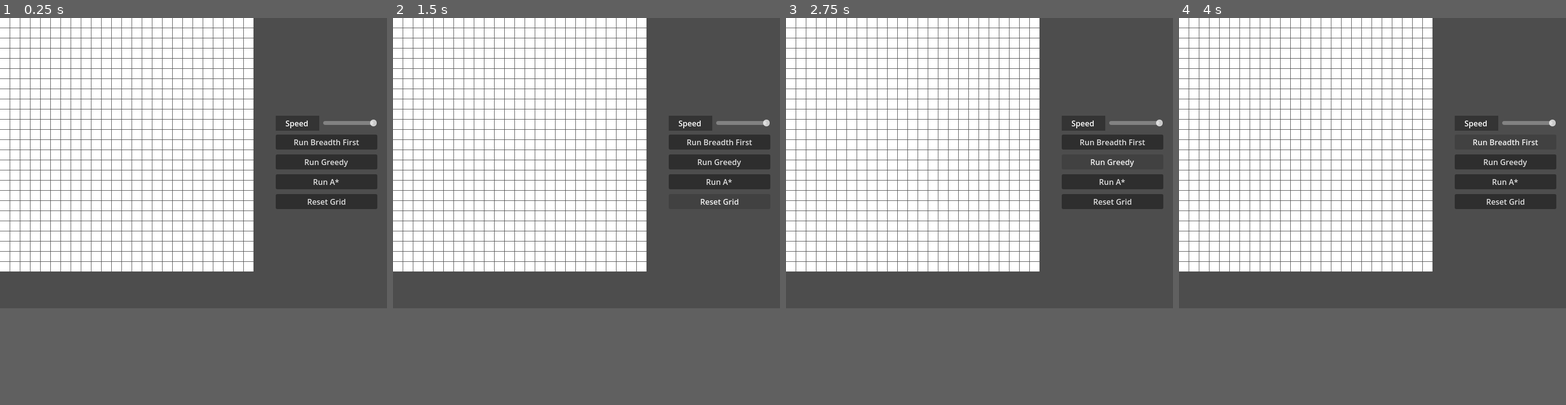
Above: before the commit, frames 1-4 (left to right).
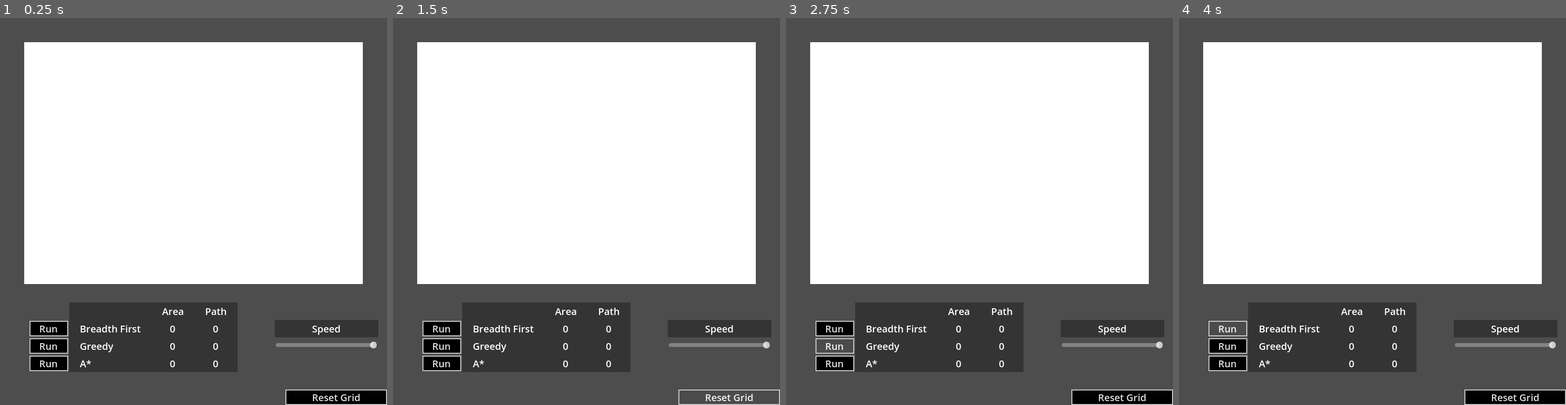
Above: after the commit, the same moments.

Repository: jplind/pathfinding-visualization
Game: Godot game, scene res://Main.tscn
Same seed, same stepped clock (60 frames per second), same inputs: the game is played once before the commit and once after it.
Inputs:
- Up to frame 1 (0.25 s): no input
- Up to frame 2 (1.5 s): click "Run Breadth First" (after the commit: "Run") at 0.5 s; click "Reset Grid" at 1.25 s
- Up to frame 3 (2.75 s): click "Run Greedy" (after the commit: "Run") at 2 s
- Up to frame 4 (4 s): click "Run A*" (after the commit: "Run") at 2.75 s; click "Run Breadth First" (after the commit: "Run") at 3.5 s
In our replay, the window is 800x600 before the commit and 800x800 after it. These sizes can differ from the game's own. Grey fills any space a smaller window leaves; there, only what the larger window draws over its background counts as a difference.

The runs differ from the first frame. In frame 1, 42% of the frame differs, in the area x 0-100%, y 0-100%; in frame 2, 41%; in frame 3, 41%; in frame 4, 41%.

Commit message:
Added result labels, updated theme

Diff:
--- a/project/Main.gd
+++ b/project/Main.gd
@@ -1,8 +1,8 @@
 extends Node2D
 
-var grid_size = Vector2i(25, 25)
+var grid_size = Vector2i(35, 25)
 var tile_size = Vector2(20, 20)
-var offset = Vector2(1, 1)
+var offset = Vector2(50, 50)
 var directions = [Vector2i(1, 0), Vector2i(0, 1), Vector2i(-1, 0), Vector2i(0, -1)]
 var grid
 var tile_scene = preload("res://Tile.tscn")
@@ -15,6 +15,14 @@
 var state = states.FREE
 
 var cost_so_far = {}
+
+@onready var breadth_area = %BreadthArea
+@onready var breadth_path = %BreadthPath
+@onready var greedy_area = %GreedyArea
+@onready var greedy_path = %GreedyPath
+@onready var a_star_area = %AStarArea
+@onready var a_star_path = %AStarPath
+@onready var result_labels = [breadth_area, breadth_path, greedy_area, greedy_path, a_star_area, a_star_path]
 
 func _ready():
 	grid = make_grid()
@@ -43,7 +51,7 @@
 		for y in grid_size.y:
 			var tile =  tile_scene.instantiate()
 			arr[x].append(tile)
-			tile.position = (tile_size + offset) * Vector2(x, y) + tile_size * 0.5
+			tile.position = (tile_size) * Vector2(x, y) + tile_size * 0.5 + offset
 			add_child(tile)
 			tile.pos = Vector2i(x, y)
 			tile.connect("input_event", Callable(self, "tile_clicked").bind(tile))
@@ -62,6 +70,8 @@
 	state = states.FREE
 	start = null
 	end = null
+	for label in result_labels:
+		label.text = str(0)
 
 func tile_clicked(_viewport, event, _shape_idx, tile):
 	if not state == states.FREE:
@@ -164,7 +174,8 @@
 			await tile.tween.finished
 	state = states.FINISHED
 	end_search()
-	print("Area: " + str(came_from.size()) + " tiles, Path: " + str(path.size()) + " tiles")
+	breadth_area.text = str(came_from.size())
+	breadth_path.text = str(path.size())
 
 func greedy_search():
 	state = states.RUNNING
@@ -196,7 +207,8 @@
 			await tile.tween.finished
 	state = states.FINISHED
 	end_search()
-	print("Area: " + str(came_from.size()) + " tiles, Path: " + str(path.size()) + " tiles")
+	greedy_area.text = str(came_from.size())
+	greedy_path.text = str(path.size())
 
 func a_star_search():
 	state = states.RUNNING
@@ -231,4 +243,5 @@
 	state = states.FINISHED
 	end_search()
 	cost_so_far.clear()
-	print("Area: " + str(came_from.size()) + " tiles, Path: " + str(path.size()) + " tiles")
+	a_star_area.text = str(came_from.size())
+	a_star_path.text = str(path.size())
--- a/project/Main.tscn
+++ b/project/Main.tscn
@@ -10,10 +10,32 @@
 [node name="UI" type="CanvasLayer" parent="."]
 script = ExtResource("2_4ront")
 
+[node name="ResetButton" type="Button" parent="UI"]
+unique_name_in_owner = true
+anchors_preset = 3
+anchor_left = 1.0
+anchor_top = 1.0
+anchor_right = 1.0
+anchor_bottom = 1.0
+offset_left = -210.0
+offset_top = -32.0
+grow_horizontal = 0
+grow_vertical = 0
+focus_mode = 0
+theme = ExtResource("3_f3a1l")
+text = "Reset Grid"
+
 [node name="MarginContainer" type="MarginContainer" parent="UI"]
-offset_left = 550.0
-offset_right = 800.0
-offset_bottom = 600.0
+anchors_preset = 3
+anchor_left = 1.0
+anchor_top = 1.0
+anchor_right = 1.0
+anchor_bottom = 1.0
+offset_left = -250.0
+offset_top = -300.0
+grow_horizontal = 0
+grow_vertical = 0
+mouse_filter = 2
 theme_override_constants/margin_left = 20
 theme_override_constants/margin_top = 20
 theme_override_constants/margin_right = 20
@@ -28,13 +50,14 @@
 layout_mode = 2
 theme_override_constants/separation = 10
 
-[node name="Label" type="Label" parent="UI/MarginContainer/VBoxContainer/HBoxContainer"]
+[node name="Label" type="Label" parent="UI/MarginContainer/VBoxContainer"]
 layout_mode = 2
 theme = ExtResource("3_f3a1l")
 text = "Speed"
-vertical_alignment = 1
-
-[node name="TimeStepSlider" type="HSlider" parent="UI/MarginContainer/VBoxContainer/HBoxContainer"]
+horizontal_alignment = 1
+vertical_alignment = 1
+
+[node name="TimeStepSlider" type="HSlider" parent="UI/MarginContainer/VBoxContainer"]
 unique_name_in_owner = true
 layout_mode = 2
 size_flags_horizontal = 3
@@ -42,32 +65,155 @@
 min_value = 1.0
 value = 100.0
 
-[node name="BreadthFirstButton" type="Button" parent="UI/MarginContainer/VBoxContainer"]
-unique_name_in_owner = true
-layout_mode = 2
-focus_mode = 0
-text = "Run Breadth First"
-
-[node name="GreedyButton" type="Button" parent="UI/MarginContainer/VBoxContainer"]
-unique_name_in_owner = true
-layout_mode = 2
-focus_mode = 0
-text = "Run Greedy"
-
-[node name="AStarButton" type="Button" parent="UI/MarginContainer/VBoxContainer"]
-unique_name_in_owner = true
-layout_mode = 2
-focus_mode = 0
-text = "Run A*"
-
-[node name="ResetButton" type="Button" parent="UI/MarginContainer/VBoxContainer"]
-unique_name_in_owner = true
-layout_mode = 2
-focus_mode = 0
-text = "Reset Grid"
-
-[connection signal="drag_ended" from="UI/MarginContainer/VBoxContainer/HBoxContainer/TimeStepSlider" to="UI" method="_on_time_step_slider_drag_ended"]
-[connection signal="pressed" from="UI/MarginContainer/VBoxContainer/BreadthFirstButton" to="UI" method="_on_breadth_first_button_pressed"]
-[connection signal="pressed" from="UI/MarginContainer/VBoxContainer/GreedyButton" to="UI" method="_on_greedy_button_pressed"]
-[connection signal="pressed" from="UI/MarginContainer/VBoxContainer/AStarButton" to="UI" method="_on_a_star_button_pressed"]
-[connection signal="pressed" from="UI/MarginContainer/VBoxContainer/ResetButton" to="UI" method="_on_reset_button_pressed"]
+[node name="MarginContainer2" type="MarginContainer" parent="UI"]
+anchors_preset = 2
+anchor_top = 1.0
+anchor_bottom = 1.0
+offset_top = -280.0
+offset_right = 550.0
+grow_vertical = 0
+theme_override_constants/margin_left = 50
+theme_override_constants/margin_top = 50
+theme_override_constants/margin_right = 50
+theme_override_constants/margin_bottom = 50
+
+[node name="CenterContainer" type="CenterContainer" parent="UI/MarginContainer2"]
+layout_mode = 2
+
+[node name="GridContainer" type="GridContainer" parent="UI/MarginContainer2/CenterContainer"]
+layout_mode = 2
+theme = ExtResource("3_f3a1l")
+columns = 4
+
+[node name="Label" type="Control" parent="UI/MarginContainer2/CenterContainer/GridContainer"]
+layout_mode = 2
+size_flags_horizontal = 3
+size_flags_vertical = 6
+
+[node name="Label2" type="Label" parent="UI/MarginContainer2/CenterContainer/GridContainer"]
+layout_mode = 2
+size_flags_horizontal = 3
+size_flags_vertical = 6
+vertical_alignment = 1
+
+[node name="Label3" type="Label" parent="UI/MarginContainer2/CenterContainer/GridContainer"]
+layout_mode = 2
+size_flags_horizontal = 3
+size_flags_vertical = 6
+text = "Area"
+vertical_alignment = 1
+
+[node name="Label4" type="Label" parent="UI/MarginContainer2/CenterContainer/GridContainer"]
+layout_mode = 2
+size_flags_horizontal = 3
+size_flags_vertical = 6
+text = "Path"
+vertical_alignment = 1
+
+[node name="BreadthFirstButton" type="Button" parent="UI/MarginContainer2/CenterContainer/GridContainer"]
+unique_name_in_owner = true
+custom_minimum_size = Vector2(80, 20)
+layout_mode = 2
+size_flags_horizontal = 3
+size_flags_vertical = 3
+focus_mode = 0
+text = "Run"
+
+[node name="BreadthFirstLabel" type="Label" parent="UI/MarginContainer2/CenterContainer/GridContainer"]
+layout_mode = 2
+size_flags_horizontal = 3
+size_flags_vertical = 6
+text = "Breadth First"
+vertical_alignment = 1
+
+[node name="BreadthArea" type="Label" parent="UI/MarginContainer2/CenterContainer/GridContainer"]
+unique_name_in_owner = true
+layout_mode = 2
+size_flags_horizontal = 3
+size_flags_vertical = 6
+text = "0"
+horizontal_alignment = 1
+vertical_alignment = 1
+
+[node name="BreadthPath" type="Label" parent="UI/MarginContainer2/CenterContainer/GridContainer"]
+unique_name_in_owner = true
+layout_mode = 2
+size_flags_horizontal = 3
+size_flags_vertical = 6
+text = "0"
+horizontal_alignment = 1
+vertical_alignment = 1
+
+[node name="GreedyButton" type="Button" parent="UI/MarginContainer2/CenterContainer/GridContainer"]
+unique_name_in_owner = true
+custom_minimum_size = Vector2(80, 20)
+layout_mode = 2
+size_flags_horizontal = 3
+size_flags_vertical = 3
+focus_mode = 0
+text = "Run"
+
+[node name="GreedyLabel" type="Label" parent="UI/MarginContainer2/CenterContainer/GridContainer"]
+layout_mode = 2
+size_flags_horizontal = 3
+size_flags_vertical = 6
+text = "Greedy"
+vertical_alignment = 1
+
+[node name="GreedyArea" type="Label" parent="UI/MarginContainer2/CenterContainer/GridContainer"]
+unique_name_in_owner = true
+layout_mode = 2
+size_flags_horizontal = 3
+size_flags_vertical = 6
+text = "0"
+horizontal_alignment = 1
+vertical_alignment = 1
+
+[node name="GreedyPath" type="Label" parent="UI/MarginContainer2/CenterContainer/GridContainer"]
+unique_name_in_owner = true
+layout_mode = 2
+size_flags_horizontal = 3
+size_flags_vertical = 6
+text = "0"
+horizontal_alignment = 1
+vertical_alignment = 1
+
+[node name="AStarButton" type="Button" parent="UI/MarginContainer2/CenterContainer/GridContainer"]
+unique_name_in_owner = true
+custom_minimum_size = Vector2(80, 20)
+layout_mode = 2
+size_flags_horizontal = 3
+size_flags_vertical = 3
+focus_mode = 0
+text = "Run"
+
+[node name="AStarLabel" type="Label" parent="UI/MarginContainer2/CenterContainer/GridContainer"]
+layout_mode = 2
+size_flags_horizontal = 3
+size_flags_vertical = 6
+text = "A*"
+vertical_alignment = 1
+
+[node name="AStarArea" type="Label" parent="UI/MarginContainer2/CenterContainer/GridContainer"]
+unique_name_in_owner = true
+layout_mode = 2
+size_flags_horizontal = 3
+size_flags_vertical = 6
+text = "0"
+horizontal_alignment = 1
+vertical_alignment = 1
+
+[node name="AStarPath" type="Label" parent="UI/MarginContainer2/CenterContainer/GridContainer"]
+unique_name_in_owner = true
+layout_mode = 2
+size_flags_horizontal = 3
+size_flags_vertical = 6
+text = "0"
+horizontal_alignment = 1
+vertical_alignment = 1
+
+[connection signal="pressed" from="UI/ResetButton" to="UI" method="_on_reset_button_pressed"]
+[connection signal="drag_ended" from="UI/MarginContainer/VBoxContainer/TimeStepSlider" to="UI" method="_on_time_step_slider_drag_ended"]
+[connection signal="pressed" from="UI/MarginContainer2/CenterContainer/GridContainer/BreadthFirstButton" to="UI" method="_on_breadth_first_button_pressed"]
+[connection signal="pressed" from="UI/MarginContainer2/CenterContainer/GridContainer/GreedyButton" to="UI" method="_on_greedy_button_pressed"]
+[connection signal="pressed" from="UI/MarginContainer2/CenterContainer/GridContainer/AStarButton" to="UI" method="_on_a_star_button_pressed"]
--- a/project/base_theme.tres
+++ b/project/base_theme.tres
@@ -1,4 +1,25 @@
-[gd_resource type="Theme" load_steps=2 format=3 uid="uid://duasr3gme4csi"]
+[gd_resource type="Theme" load_steps=5 format=3 uid="uid://duasr3gme4csi"]
+
+[sub_resource type="StyleBoxFlat" id="StyleBoxFlat_0ssxh"]
+bg_color = Color(0.29219, 0.29219, 0.29219, 1)
+border_width_left = 2
+border_width_top = 2
+border_width_right = 2
+border_width_bottom = 2
+
+[sub_resource type="StyleBoxFlat" id="StyleBoxFlat_6a062"]
+bg_color = Color(0, 0, 0, 1)
+border_width_left = 2
+border_width_top = 2
+border_width_right = 2
+border_width_bottom = 2
+
+[sub_resource type="StyleBoxFlat" id="StyleBoxFlat_prcfs"]
+bg_color = Color(0.617455, 0.617455, 0.617455, 1)
+border_width_left = 2
+border_width_top = 2
+border_width_right = 2
+border_width_bottom = 2
 
 [sub_resource type="StyleBoxFlat" id="StyleBoxFlat_blj5w"]
 content_margin_left = 20.0
@@ -6,9 +27,15 @@
 content_margin_right = 20.0
 content_margin_bottom = 2.0
 bg_color = Color(0.203922, 0.203922, 0.203922, 1)
+expand_margin_left = 2.0
 expand_margin_top = 2.0
 expand_margin_right = 2.0
 expand_margin_bottom = 2.0
 
 [resource]
+Button/font_sizes/font_size = 20
+Button/styles/hover = SubResource("StyleBoxFlat_0ssxh")
+Button/styles/normal = SubResource("StyleBoxFlat_6a062")
+Button/styles/pressed = SubResource("StyleBoxFlat_prcfs")
+Label/font_sizes/font_size = 20
 Label/styles/normal = SubResource("StyleBoxFlat_blj5w")
--- a/project/project.godot
+++ b/project/project.godot
@@ -22,7 +22,7 @@
 [display]
 
 window/size/viewport_width=800
-window/size/viewport_height=600
+window/size/viewport_height=800
 window/size/resizable=false
 
 [input]
